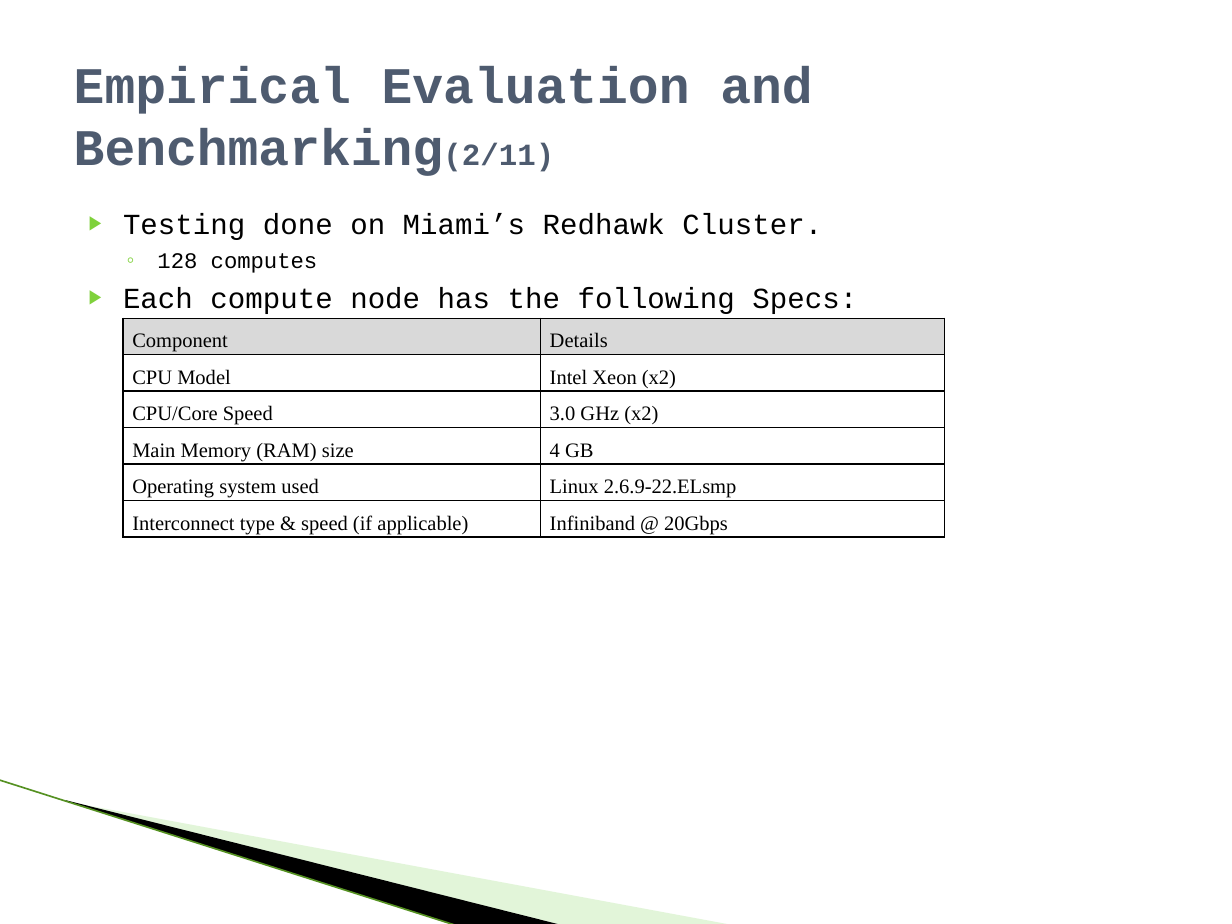
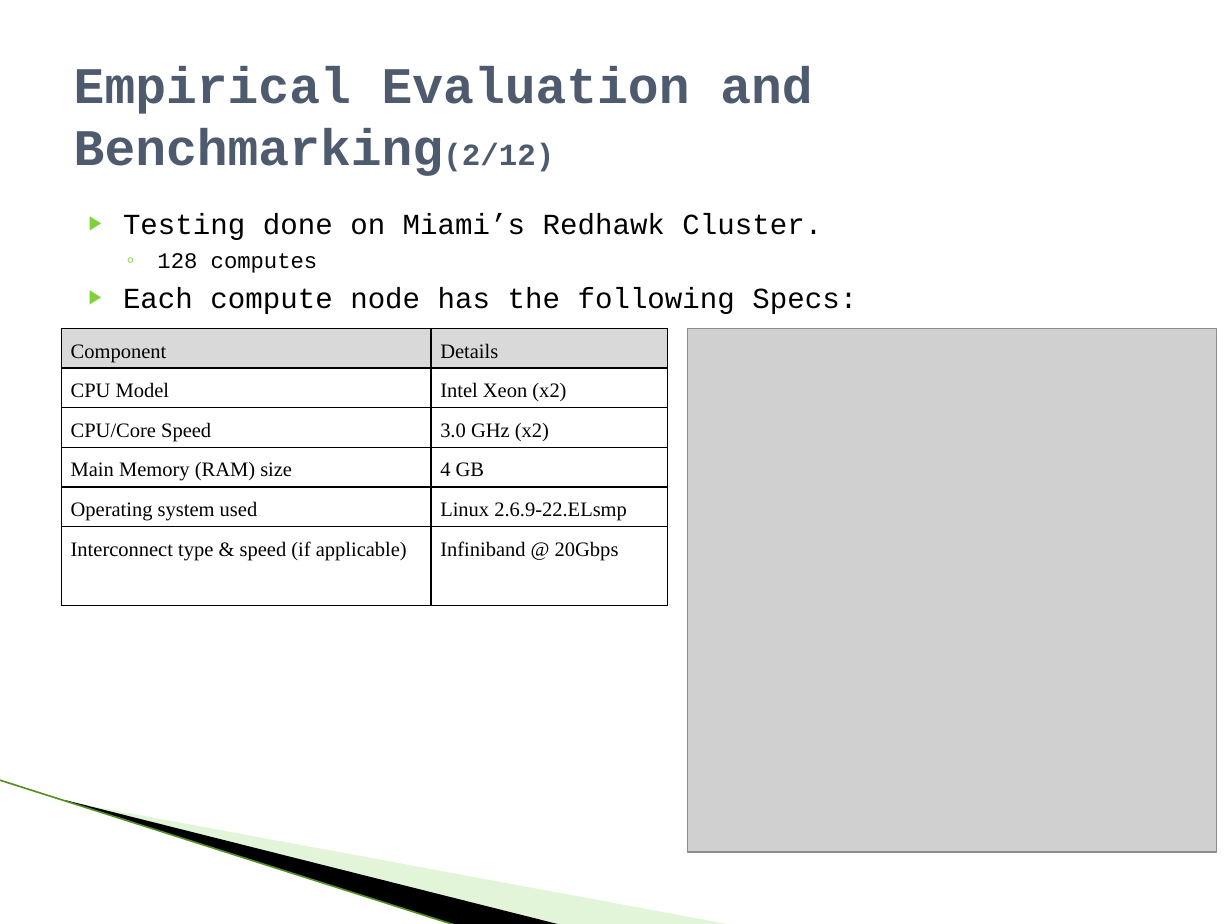
Before and after one commit to raodj/muse, a slide deck: slide 11 of Thesis/MUSE_Defense_presentation.pptx (slide 10 before the commit). Drawn at 1232x924 pixels with LibreOffice and Linux fonts; fonts in the diff are those of the drawing; grey boxes stand for pictures; background and template pictures are left out. Boxes give left, top, right and bottom in pixels: in the first picture for what was removed or moved away, otherwise in the second. Text is boxed around its words. In the diff, an @@ line names an element or a change of style, - is before the commit and + after.

Commit message:
Presentation is complete and typos fixed

```diff
--- a/Thesis/MUSE_Defense_presentation.pptx
+++ b/Thesis/MUSE_Defense_presentation.pptx
@@ title at bbox=[74, 66, 812, 176]: text changed @@
-Empirical Evaluation and Benchmarking(2/11)
+Empirical Evaluation and Benchmarking(2/12)
@@ table: place and size @@
-table at bbox=[123, 318, 945, 539]
+table at bbox=[62, 329, 668, 606]
@@ picture added at bbox=[687, 329, 1216, 853] @@
```
Also in this commit, not shown: 19 other slides changed, 2 slides added.
